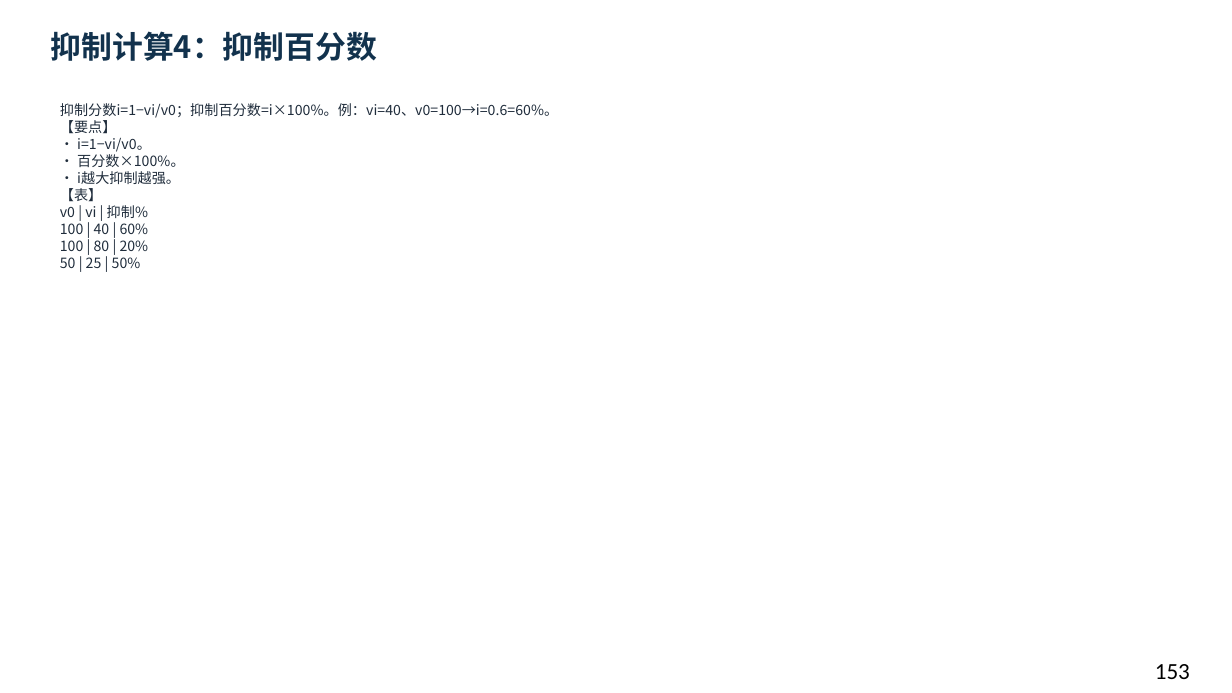
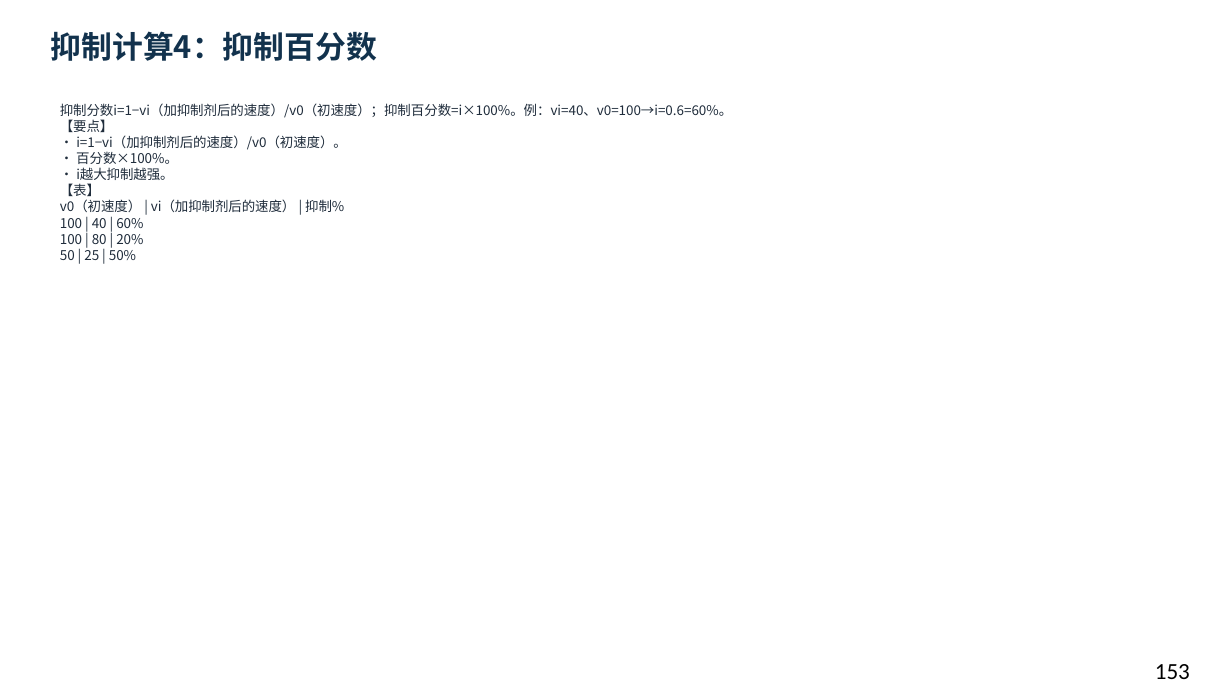
Before and after one commit to newkan-li/Biochemistry, a slide deck: slide 153 of downloads/bc07-ai-style.pptx. Drawn at 1232x693 pixels with LibreOffice and Linux fonts; fonts in the diff are those of the drawing. Boxes give left, top, right and bottom in pixels: in the first picture for what was removed or moved away, otherwise in the second. Text is boxed around its words. In the diff, an @@ line names an element or a change of style, - is before the commit and + after.

```diff
--- a/downloads/bc07-ai-style.pptx
+++ b/downloads/bc07-ai-style.pptx
@@ text at (60, 103, 732, 260): text changed; size 11 to 10.5 pt @@
-抑制分数i=1−vi/v0；抑制百分数=i×100%。例：vi=40、v0=100→i=0.6=60%。
-【要点】
-• i=1−vi/v0。
-• 百分数×100%。
-• i越大抑制越强。
-【表】
-v0 | vi | 抑制%
-100 | 40 | 60%
-100 | 80 | 20%
-50 | 25 | 50%
+抑制分数i=1−vi（加抑制剂后的速度）/v0（初速度）；抑制百分数=i×100%。例：vi=40、v0=100→i=0.6=60%。
+【要点】
+• i=1−vi（加抑制剂后的速度）/v0（初速度）。
+• 百分数×100%。
+• i越大抑制越强。
+【表】
+v0（初速度） | vi（加抑制剂后的速度） | 抑制%
+100 | 40 | 60%
+100 | 80 | 20%
+50 | 25 | 50%
```
Also in this commit, not shown: 164 other slides changed, 4 other files.
